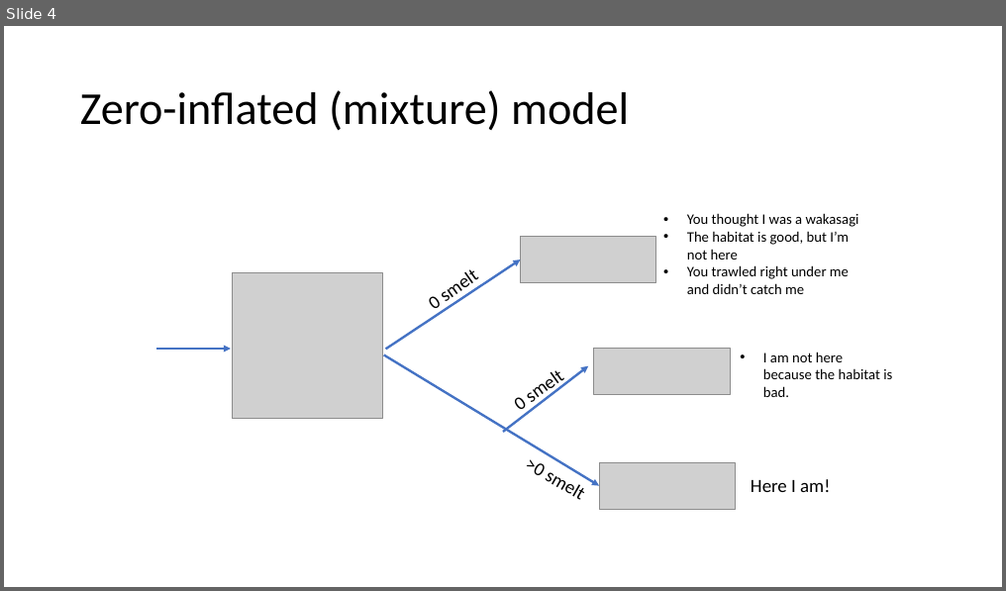
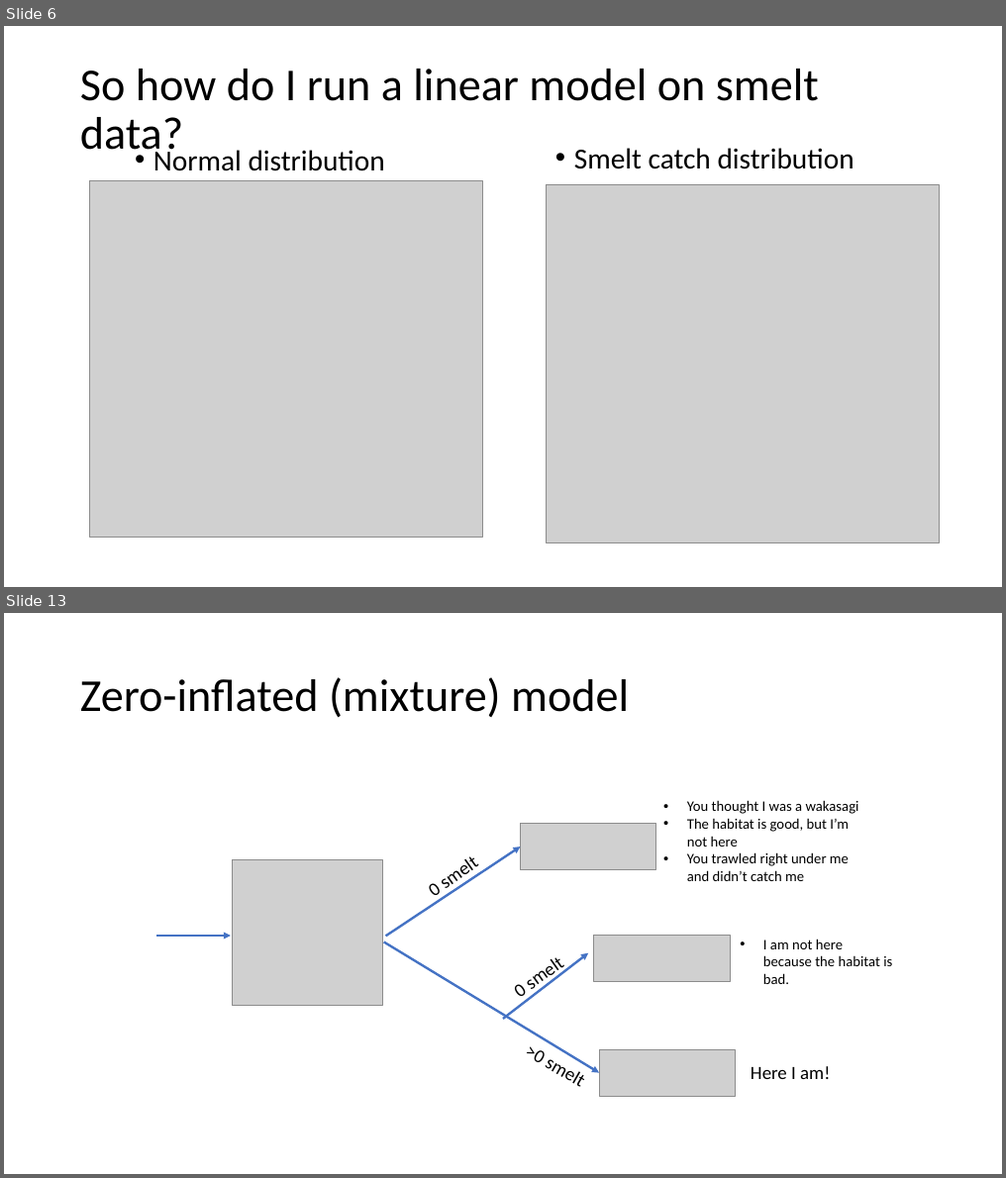
Before and after one commit to InteragencyEcologicalProgram/DataScience, a slide deck: 2019.08.08_countmodels presentation/zipzap.pptx. Shown one above the other, each under a label of ours: slide 4 before the commit, slides 6 and 13 after it; the slides between them are not shown. The pictures are 1006x591 and 1006x1178 pixels, drawn with LibreOffice and Linux fonts; fonts in the diff are those of the drawing; grey boxes stand for pictures. Boxes give left, top, right and bottom in pixels: in the first picture for what was removed or moved away, otherwise in the second. Text is boxed around its words. In the diff, an @@ line names an element or a change of style, - is before the commit and + after.

```diff
--- a/2019.08.08_countmodels presentation/zipzap.pptx
+++ b/2019.08.08_countmodels presentation/zipzap.pptx
@@ slide 6 added at box(4, 26, 1002, 587), background #FFFFFF @@
@@ title added at box(80, 69, 819, 161), 44 pt, text #000000 @@
+So how do I run a linear model on smelt data?
@@ text added at box(153, 146, 385, 172), 28 pt, text #000000 @@
+• Normal distribution
@@ text added at box(574, 148, 854, 170), 28 pt, text #000000 @@
+• Smelt catch distribution
@@ picture added at box(89, 181, 482, 537) @@
@@ picture added at box(546, 184, 939, 544) @@
@@ what was slide 4 is now slide 13 @@
```
Also in this commit, not shown: 3 slides changed, 8 other slides added, 8 other files.
